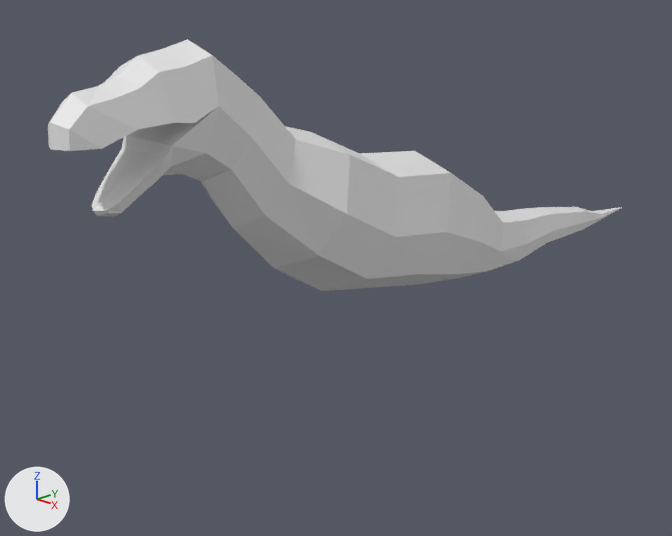
The Blender file Section3/Dinosaur.blend: old version first, new version second.
One viewpoint serves both versions: a 50 mm lens placed at (4.17, -4.68, 3.4), pointed at (-0.43, -0.02, 1.23). The axes (+X, +Y, +Z) are drawn at lower left. The lights are the same throughout.

Script lines for the objects in view, before the commit:
```python
me_plane = bpy.data.meshes.new('Plane')
me_plane.from_pydata(...)  # 112 vertices, 87 faces, 1 loose edge; spans x 0.0..0.48, y -2.79..3.15, z 1.0..2.99
ob_plane = bpy.data.objects.new('Plane', me_plane)
ob_plane.location = (0.0, 0.339, 0.0)
_m = ob_plane.modifiers.new('Mirror', 'MIRROR')
_m.use_clip = True
```
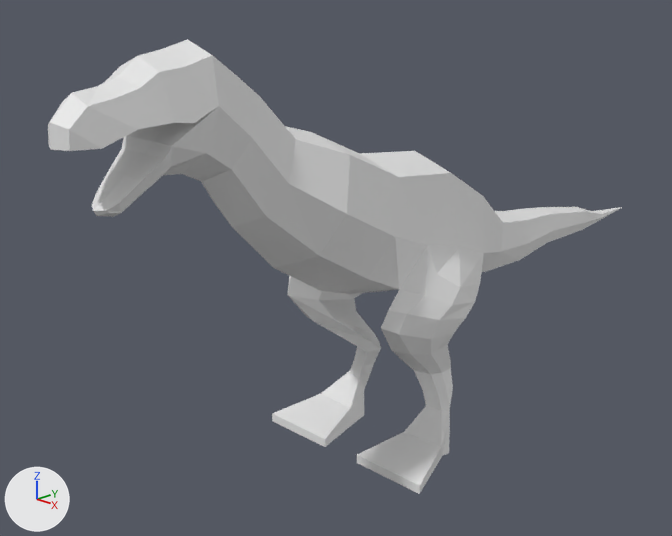
Boxes [x1, y1, x2, y2] around the edits, measured in the pictures (672 x 536 px):
'Plane', reshaped (80% taller)
    before: [48, 39, 622, 291]
    after: [48, 39, 622, 494]
part 1 of me_plane, built on
    before: [324, 173, 501, 291]
    after: [272, 173, 501, 494]

What changed in the scene script:
```text
Change me_plane:
    used by ob_plane; location = (0.0, 0.339, 0.0)
    remove me_plane.from_pydata(...)  # 112 vertices, 87 faces, 1 loose edge; spans x 0.0..0.48, y -2.79..3.15, z 1.0..2.99
    add me_plane.from_pydata(...)  # 181 vertices, 155 faces, 1 loose edge; spans x 0.0..0.74, y -2.79..3.15, z 0.0..2.99
    me_plane part 1
    2 vertices are removed from x 0.29..0.34, y -0.34..0.16, z 1.23..1.36
    8 faces are deleted
    3 vertices move from x 0.0..0.46, y -0.42..0.27, z 1.2..1.66 to x 0.0..0.45, y -0.66..0.34, z 1.21..1.61
    71 vertices are added at x 0.0..0.74, y -0.83..0.22, z 0.0..1.99
    76 new faces join them
```
